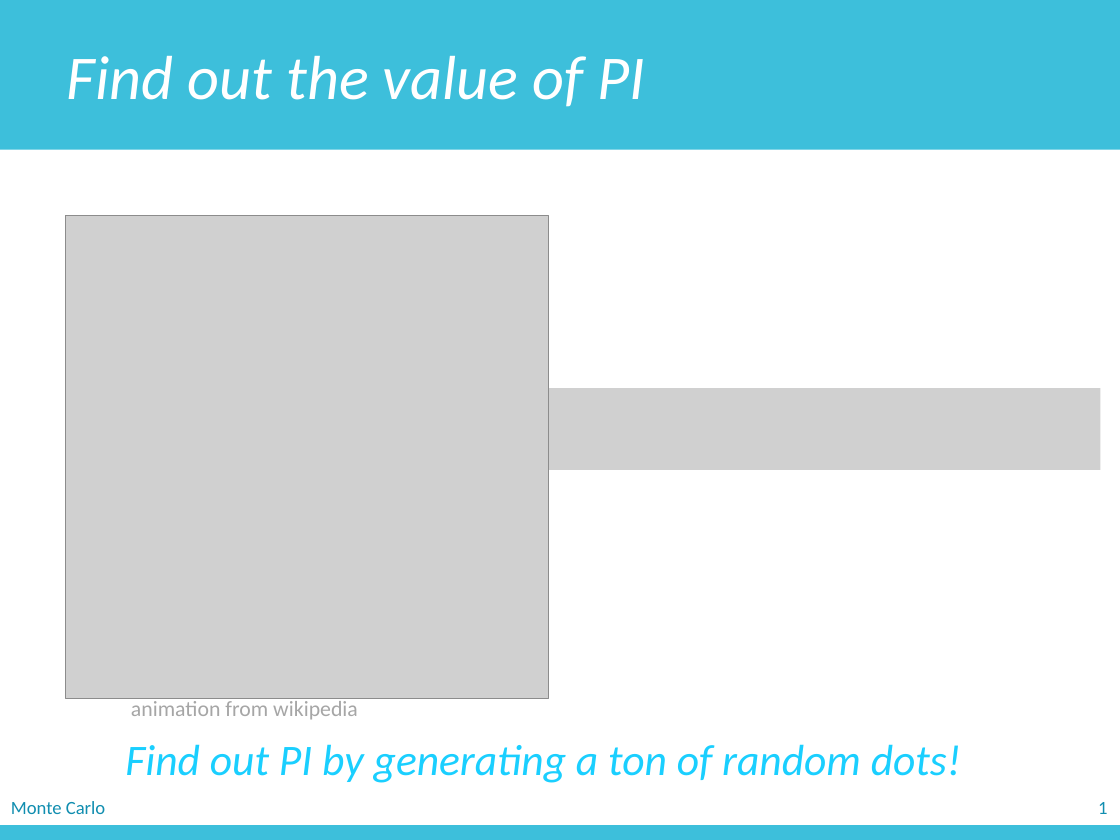
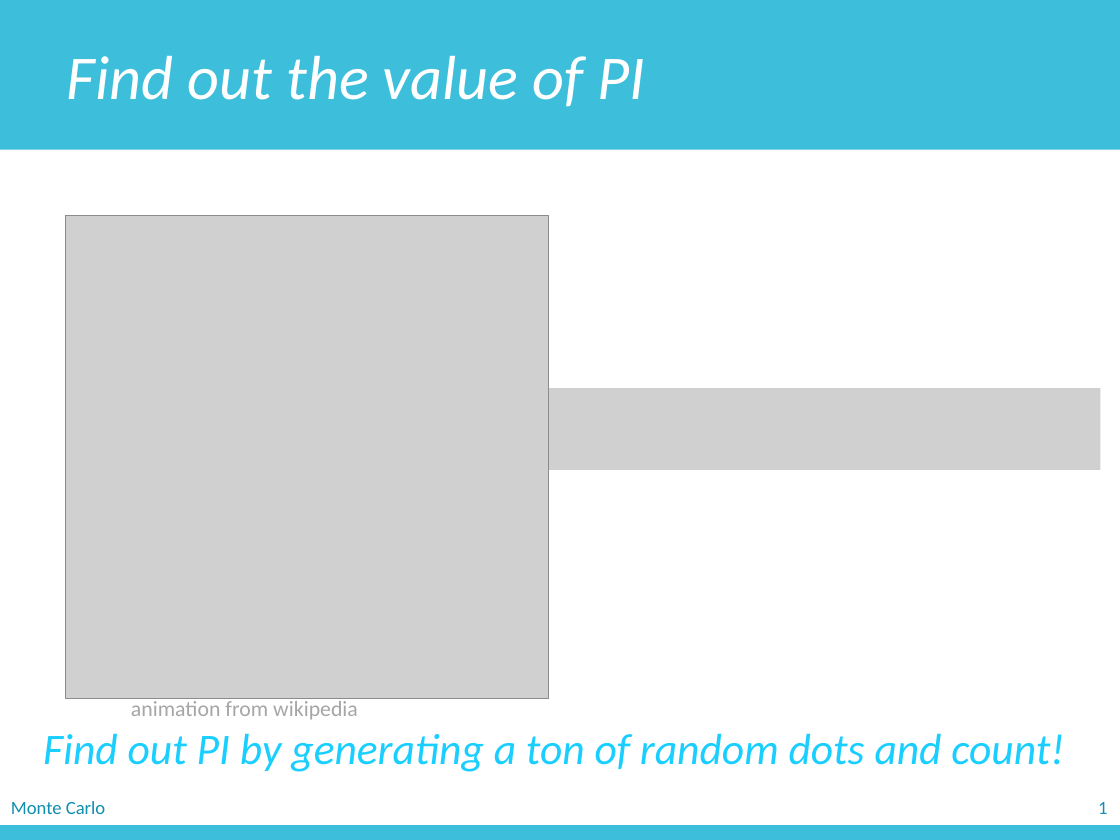
Before and after one commit to zichengliao/zuics101-fa17, a slide deck: slide 10 of lectures/lec13/lec13.pptx. Drawn at 1120x840 pixels with LibreOffice and Linux fonts; fonts in the diff are those of the drawing; grey boxes stand for pictures. Boxes give left, top, right and bottom in pixels: in the first picture for what was removed or moved away, otherwise in the second. Text is boxed around its words. In the diff, an @@ line names an element or a change of style, - is before the commit and + after.

```diff
--- a/lectures/lec13/lec13.pptx
+++ b/lectures/lec13/lec13.pptx
@@ text at (43,733,1064,772): text changed @@
-Find out PI by generating a ton of random dots!
+Find out PI by generating a ton of random dots and count!
```
Also in this commit, not shown: 4 other slides changed, 18 other files.
